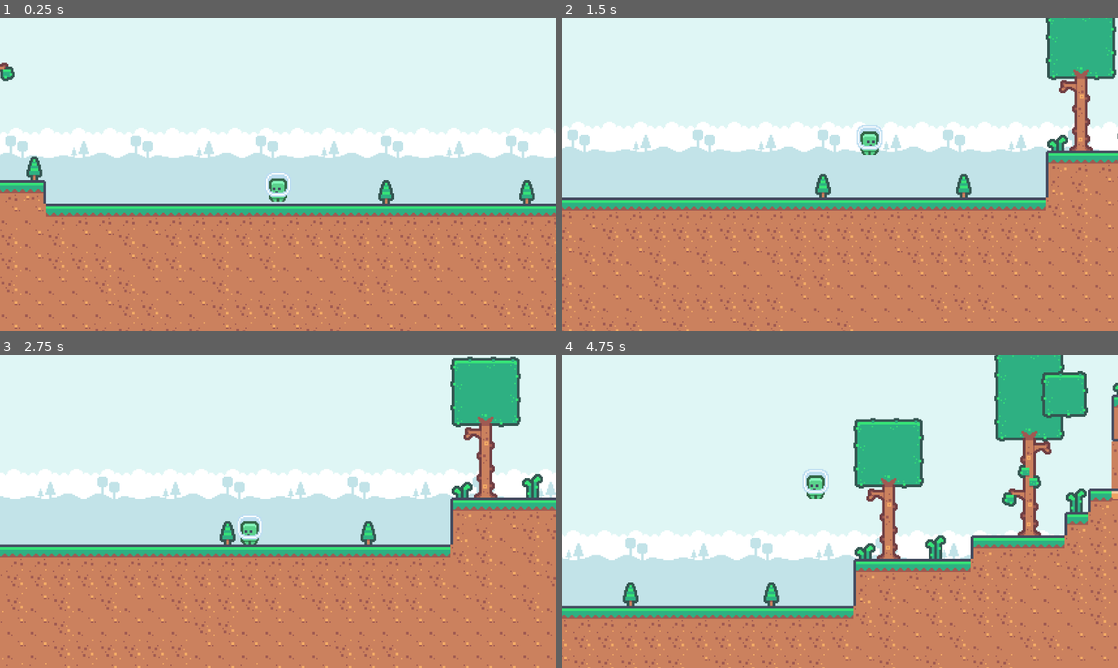
Above: before the commit, frames 1-4 (two rows, left to right).
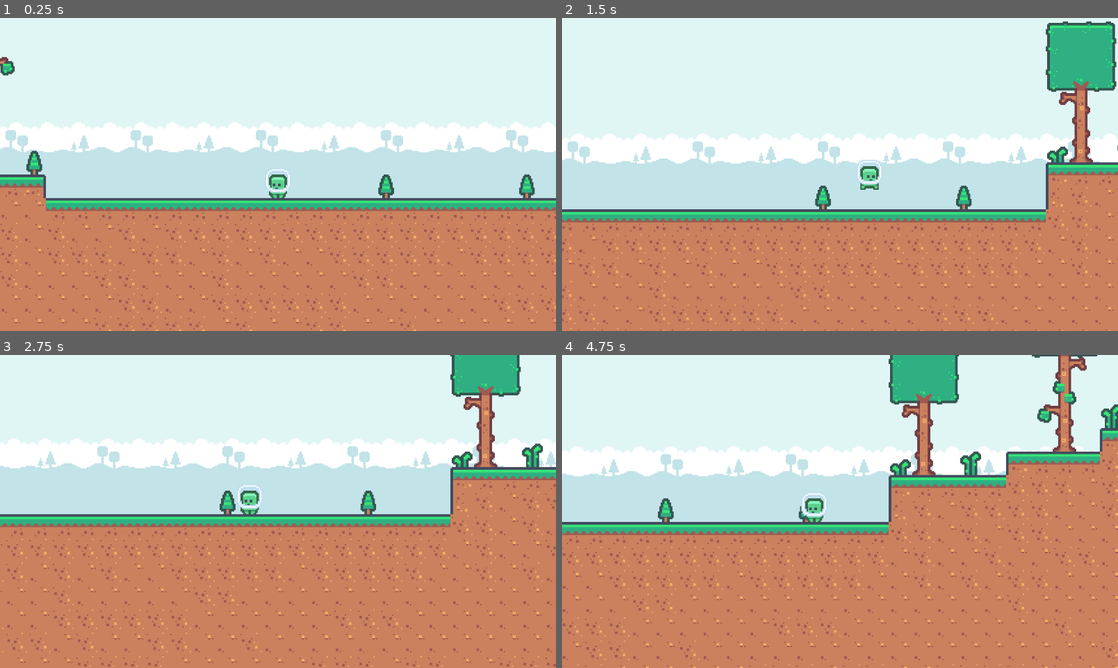
Above: after the commit, the same moments.

Repository: Nexilios/SideScrollingDelivery
Game: Godot game, scene res://scenes/game.tscn
Same seed, same stepped clock (60 frames per second), same inputs: the game is played once before the commit and once after it.
Inputs:
- Up to frame 1 (0.25 s): no input
- Up to frame 2 (1.5 s): hold D (move_right) from 0.53 s (still down); tap Space (jump) at 0.6, 0.77, 1.07, 1.35 s
- Up to frame 3 (2.75 s): tap Space (jump) at 1.52, 1.82, 2.1 s; release D (move_right) at 2.03 s; hold A (move_left) from 2.03 s (still down)
- Up to frame 4 (4.75 s): release A (move_left) at 2.78 s; hold D (move_right) 2.78-4.28 s; tap Space (jump) at 2.85, 3.02, 3.32, 3.6, 3.77, 4.07, 4.35, 4.52 s; hold A (move_left) from 4.28 s (still down)

The runs differ from the first frame. In frame 1, 14% of the frame differs, in the area x 0-100%, y 12-100%; in frame 2, 21%; in frame 3, 34%; in frame 4, 54%, in the area x 0-100%, y 0-100%.

Commit message:
Jump 2.0

Diff:
--- a/scenes/player.tscn
+++ b/scenes/player.tscn
@@ -1,7 +1,15 @@
-[gd_scene load_steps=7 format=3 uid="uid://bkyprnm4r55ag"]
+[gd_scene load_steps=9 format=3 uid="uid://bkyprnm4r55ag"]
 
 [ext_resource type="Script" path="res://scripts/player.gd" id="1_k4knk"]
 [ext_resource type="Texture2D" uid="uid://daeaegn0u47hy" path="res://assets/character/tilemap-characters.png" id="2_iwedn"]
+
+[sub_resource type="AtlasTexture" id="AtlasTexture_wimg1"]
+atlas = ExtResource("2_iwedn")
+region = Rect2(0, 0, 24, 24)
+
+[sub_resource type="AtlasTexture" id="AtlasTexture_thkuc"]
+atlas = ExtResource("2_iwedn")
+region = Rect2(25, 0, 24, 24)
 
 [sub_resource type="AtlasTexture" id="AtlasTexture_bjfng"]
 atlas = ExtResource("2_iwedn")
@@ -13,6 +21,22 @@
 
 [sub_resource type="SpriteFrames" id="SpriteFrames_bai2p"]
 animations = [{
+"frames": [{
+"duration": 1.0,
+"texture": SubResource("AtlasTexture_wimg1")
+}],
+"loop": true,
+"name": &"idle",
+"speed": 1.0
+}, {
+"frames": [{
+"duration": 1.0,
+"texture": SubResource("AtlasTexture_thkuc")
+}],
+"loop": true,
+"name": &"jump",
+"speed": 1.0
+}, {
 "frames": [{
 "duration": 1.0,
 "texture": SubResource("AtlasTexture_bjfng")
@@ -39,6 +63,7 @@
 position = Vector2(0, -12)
 sprite_frames = SubResource("SpriteFrames_bai2p")
 animation = &"walk"
+frame_progress = 0.969584
 
 [node name="CollisionShape2D" type="CollisionShape2D" parent="."]
 position = Vector2(0, -6.05)
--- a/scripts/player.gd
+++ b/scripts/player.gd
@@ -1,30 +1,67 @@
 extends CharacterBody2D
 
+# Jump configuration
+@export var cell_size: int = 18 # World's cell size in pixels
+@export var jump_height: float = 4.0  # Desired jump height in cells (multiply by cell_size)
+@export var jump_time_to_peak: float = 0.4  # Time to reach peak of jump
+@export var jump_time_to_descent: float = 0.3  # Time to fall from peak
 
-const SPEED = 125.0
-const JUMP_VELOCITY = -300.0
+# Movement configuration
+@export var speed: float = 125.0
 
-var gravity: int = ProjectSettings.get_setting("physics/2d/default_gravity")
+# Automatically calculated physics variables
+var jump_velocity: float
+var jump_gravity: float
+var fall_gravity: float
 
 @onready var animated_sprite: AnimatedSprite2D = $AnimatedSprite2D
 
+func _ready() -> void:
+	# Calculate initial jump velocity needed to reach desired height
+	jump_velocity = (-2.0 * jump_height * cell_size) / jump_time_to_peak
+
+	# Calculate gravity for upward movement
+	jump_gravity = (2.0 * jump_height * cell_size) / pow(jump_time_to_peak, 2)
+
+	# Calculate gravity for falling
+	fall_gravity = (2.0 * jump_height * cell_size) / pow(jump_time_to_descent, 2)
 
 func _physics_process(delta: float) -> void:
+	# Apply appropriate gravity based on vertical movement
 	if not is_on_floor():
+		var gravity = jump_gravity if velocity.y < 0.0 else fall_gravity
 		velocity.y += gravity * delta
 
+	# Handle jump input
 	if Input.is_action_just_pressed("jump") and is_on_floor():
-		velocity.y = JUMP_VELOCITY
+		velocity.y = jump_velocity
 
+	# Cut the jump short if button is released (for variable jump height)
+	if Input.is_action_just_released("jump") and velocity.y < 0.0:
+		velocity.y *= 0.5
+
+	# Handle horizontal movement
 	var direction := Input.get_axis("move_left", "move_right")
+
+	# Handle animations
+	if is_on_floor():
+		if direction == 0:
+			animated_sprite.play("idle")
+		else:
+			animated_sprite.play("walk")
+	else:
+		animated_sprite.play("jump")
+
+	# Handle sprite direction
 	if direction > 0:
 		animated_sprite.flip_h = true
 	elif direction < 0:
 		animated_sprite.flip_h = false
 
+	# Apply horizontal movement
 	if direction:
-		velocity.x = direction * SPEED
+		velocity.x = direction * speed
 	else:
-		velocity.x = move_toward(velocity.x, 0, SPEED)
+		velocity.x = move_toward(velocity.x, 0, speed)
 
 	move_and_slide()
